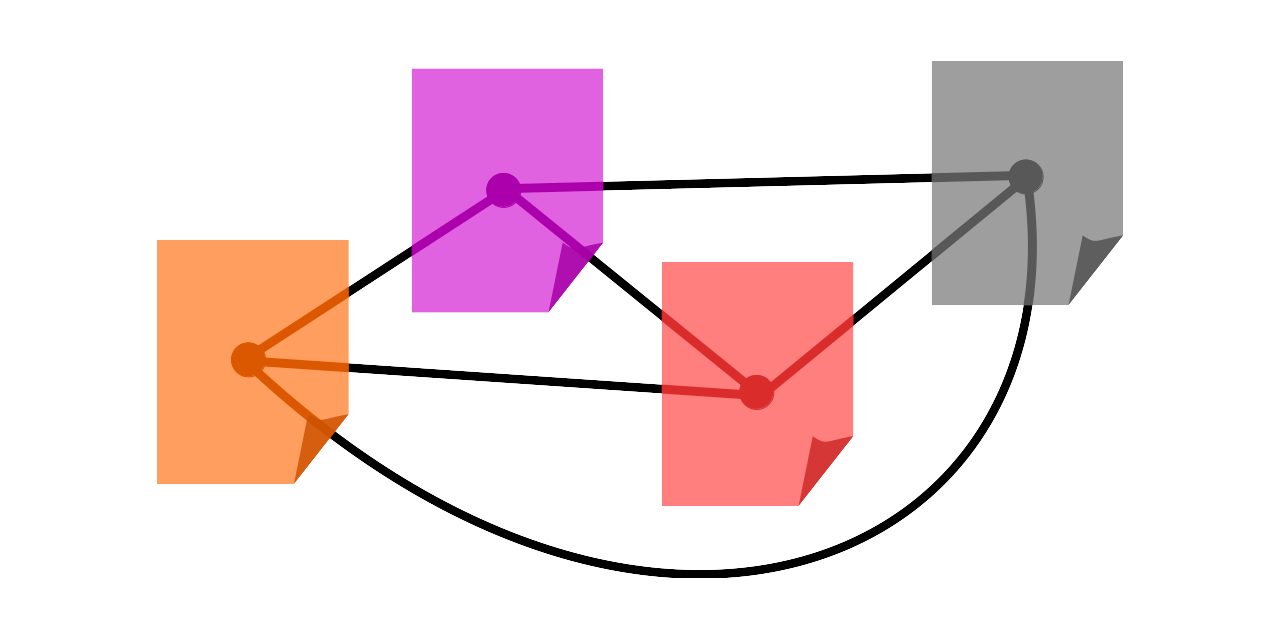
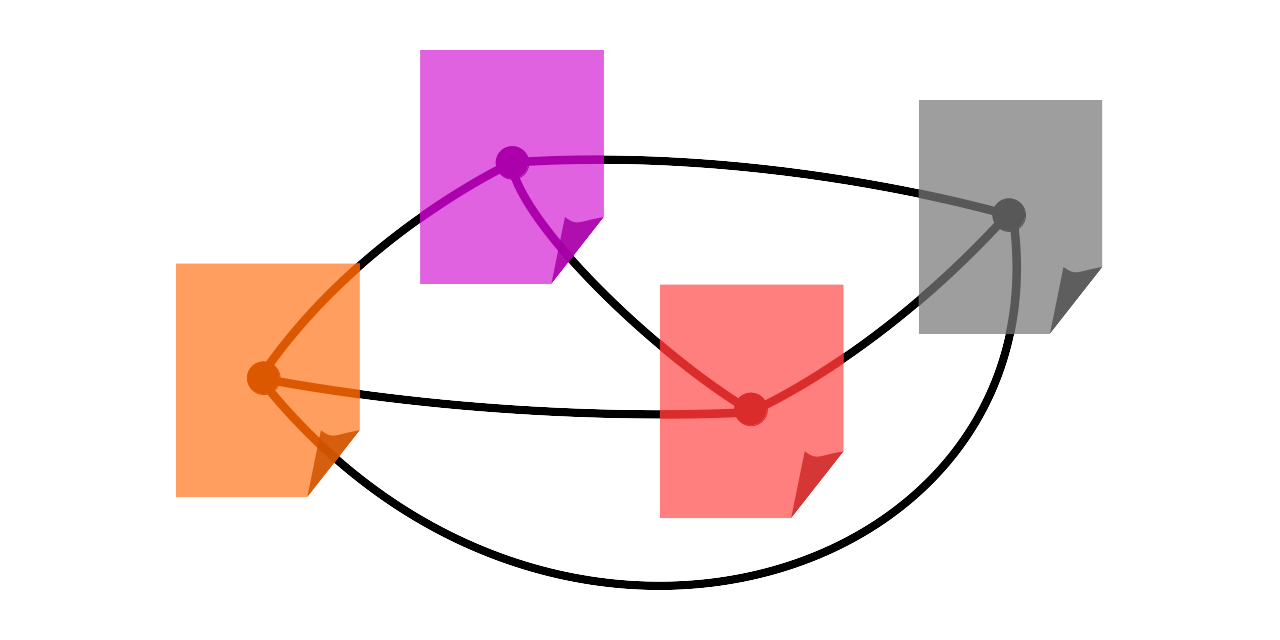
Layered file, before and after one edit (1280 x 640). Changes by layer:
painted on "Layer 1" over (157, 50, 1123, 590)
